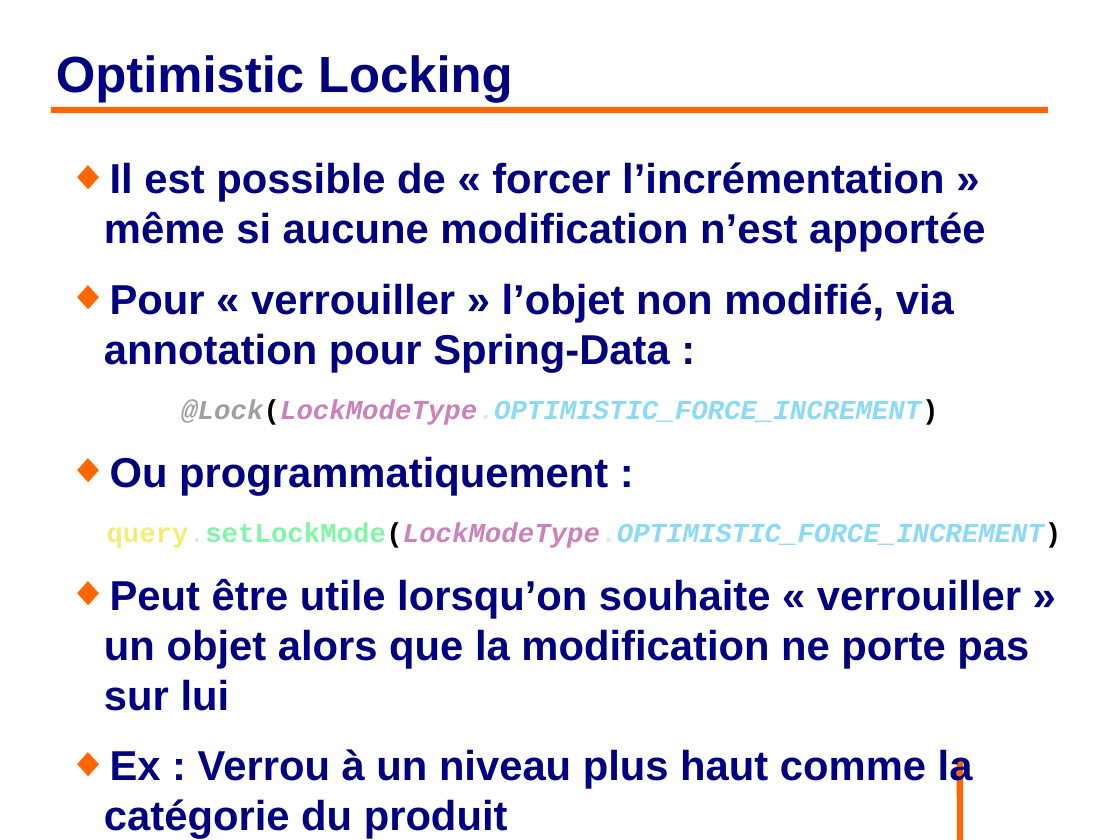
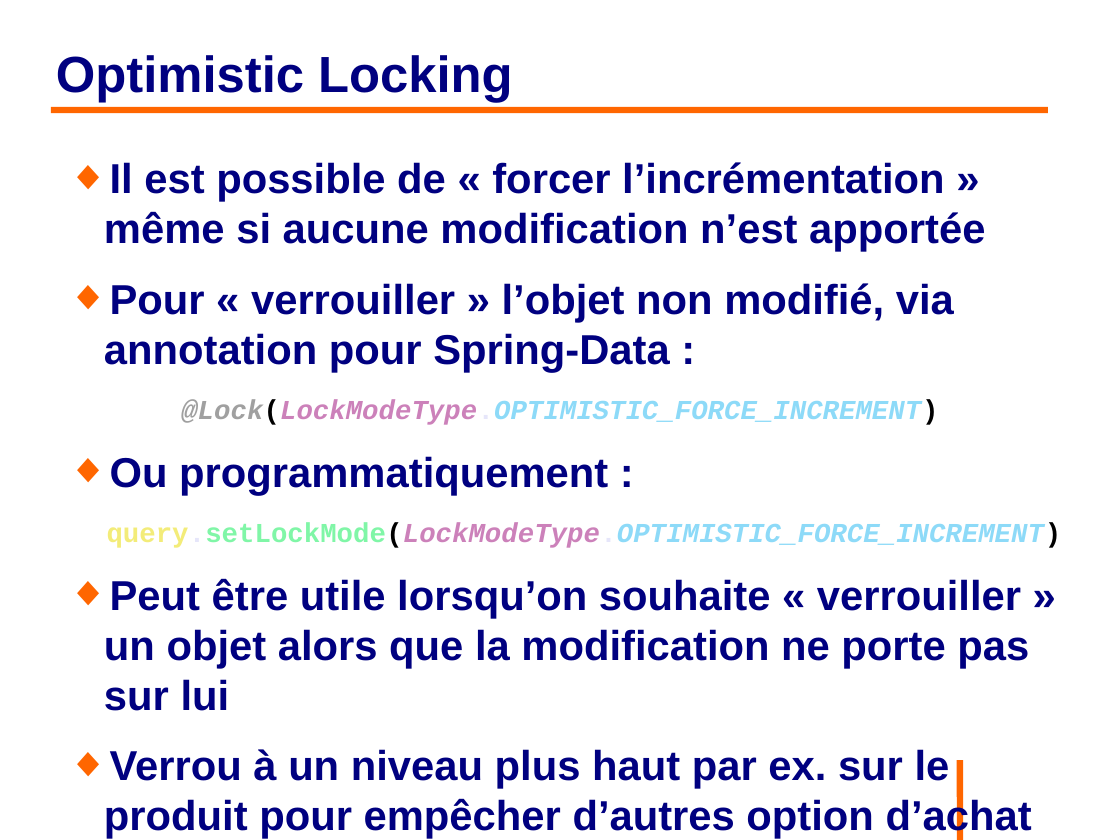
Before and after one commit to philphils/formation-hibernate-avancee, a slide deck: slide 99 of Documentation/diapo_formation_hibernate_avancee.odp. Drawn at 1120x840 pixels with LibreOffice and Linux fonts; fonts in the diff are those of the drawing; background and template pictures are left out. Boxes give left, top, right and bottom in pixels: in the first picture for what was removed or moved away, otherwise in the second. Text is boxed around its words. In the diff, an @@ line names an element or a change of style, - is before the commit and + after.

Commit message:
diapo verrous optimistes

```diff
--- a/Documentation/diapo_formation_hibernate_avancee.odp
+++ b/Documentation/diapo_formation_hibernate_avancee.odp
@@ text at [104, 749, 1032, 839]: text changed @@
-◆ Ex : Verrou à un niveau plus haut comme la catégorie du produit
+◆ Verrou à un niveau plus haut par ex. sur le produit pour empêcher d’autres option d’achat
```
Also in this commit, not shown: 1 slide added.
